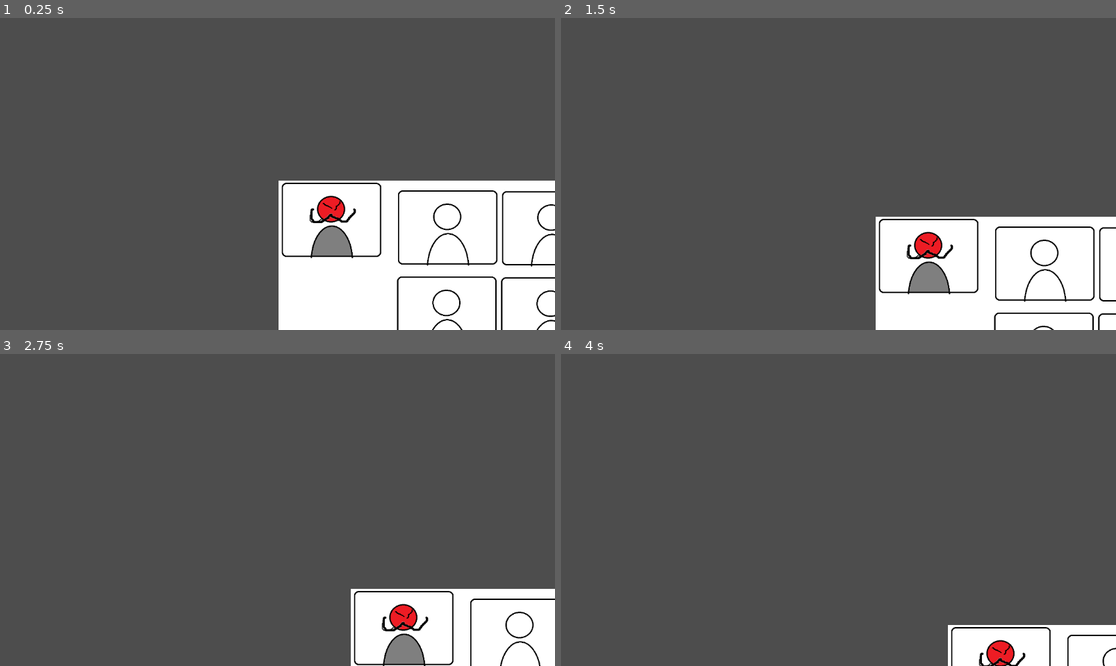
Above: before the commit, frames 1-4 (two rows, left to right).
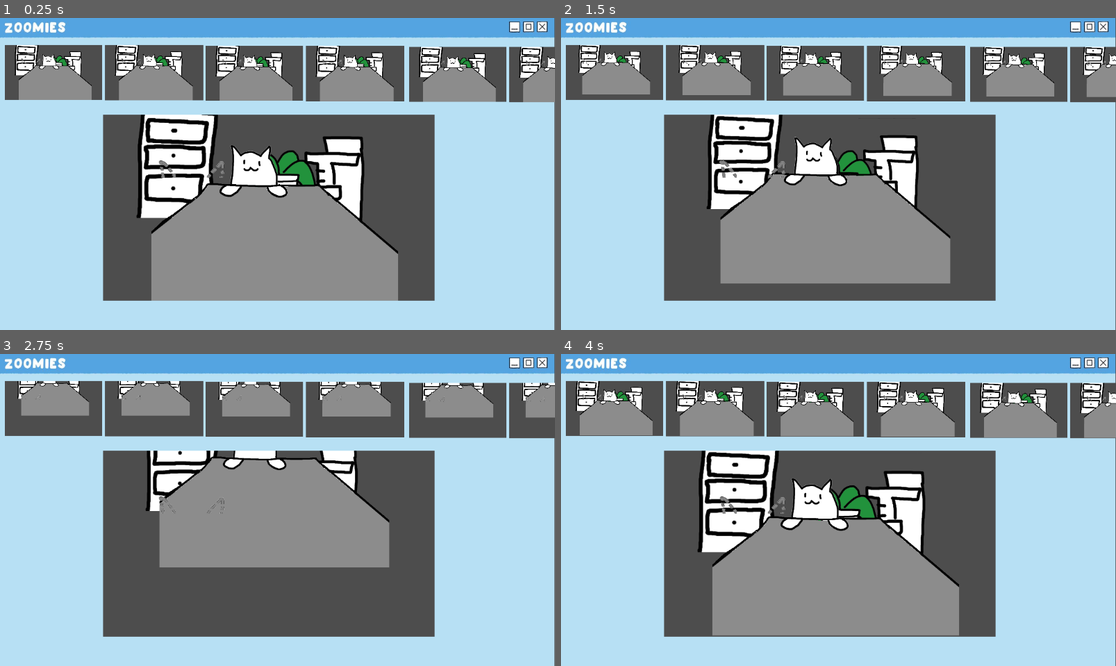
Above: after the commit, the same moments.

Repository: ohmlet-studio/Zoomies
Game: Godot game, scene res://scenes/webcam.tscn
Two runs of this game, one before a commit and one after it. Both use one fixed random seed, a clock stepped at 60 frames per second and the inputs below. Before the commit the project starts from res://scenes/main.tscn.
Inputs:
- Up to frame 1 (0.25 s): no input
- Up to frame 2 (1.5 s): hold Right (ui_right) 0.53-1.28 s; hold Shift (ui_shift, bound only after the commit) 0.53-1.28 s; hold Down (ui_down) from 1.28 s (still down); tap Shift (ui_shift, bound only after the commit) at 1.35 s
- Up to frame 3 (2.75 s): release Down (ui_down) at 2.03 s; hold Right (ui_right) from 2.03 s (still down); hold Shift (ui_shift, bound only after the commit) from 2.03 s (still down)
- Up to frame 4 (4 s): release Right (ui_right) at 2.78 s; release Shift (ui_shift, bound only after the commit) at 2.78 s; hold Up (ui_up) 2.78-3.53 s; tap Shift (ui_shift, bound only after the commit) at 2.85 s; hold Left (ui_left) from 3.53 s (still down); hold Shift (ui_shift, bound only after the commit) from 3.53 s (still down)

The runs differ from the first frame. In frame 1, 82% of the frame differs, in the area x 0-100%, y 0-100%; in frame 2, 77%; in frame 3, 71%; in frame 4, 80%.

Commit message:
sounds, ui and other stuff

Diff:
--- a/project.godot
+++ b/project.godot
@@ -11,9 +11,59 @@
 [application]
 
 config/name="Zoomies"
-run/main_scene="res://scenes/main.tscn"
+run/main_scene="res://scenes/webcam.tscn"
 config/features=PackedStringArray("4.3", "GL Compatibility")
 config/icon="res://icon.svg"
+
+[input]
+
+ui_left={
+"deadzone": 0.5,
+"events": [Object(InputEventKey,"resource_local_to_scene":false,"resource_name":"","device":0,"window_id":0,"alt_pressed":false,"shift_pressed":false,"ctrl_pressed":false,"meta_pressed":false,"pressed":false,"keycode":4194319,"physical_keycode":0,"key_label":0,"unicode":0,"location":0,"echo":false,"script":null)
+, Object(InputEventJoypadButton,"resource_local_to_scene":false,"resource_name":"","device":0,"button_index":13,"pressure":0.0,"pressed":false,"script":null)
+, Object(InputEventJoypadMotion,"resource_local_to_scene":false,"resource_name":"","device":0,"axis":0,"axis_value":-1.0,"script":null)
+, Object(InputEventKey,"resource_local_to_scene":false,"resource_name":"","device":-1,"window_id":0,"alt_pressed":false,"shift_pressed":false,"ctrl_pressed":false,"meta_pressed":false,"pressed":false,"keycode":0,"physical_keycode":65,"key_label":0,"unicode":113,"location":0,"echo":false,"script":null)
+]
+}
+ui_right={
+"deadzone": 0.5,
+"events": [Object(InputEventKey,"resource_local_to_scene":false,"resource_name":"","device":0,"window_id":0,"alt_pressed":false,"shift_pressed":false,"ctrl_pressed":false,"meta_pressed":false,"pressed":false,"keycode":4194321,"physical_keycode":0,"key_label":0,"unicode":0,"location":0,"echo":false,"script":null)
+, Object(InputEventJoypadButton,"resource_local_to_scene":false,"resource_name":"","device":0,"button_index":14,"pressure":0.0,"pressed":false,"script":null)
+, Object(InputEventJoypadMotion,"resource_local_to_scene":false,"resource_name":"","device":0,"axis":0,"axis_value":1.0,"script":null)
+, Object(InputEventKey,"resource_local_to_scene":false,"resource_name":"","device":-1,"window_id":0,"alt_pressed":false,"shift_pressed":false,"ctrl_pressed":false,"meta_pressed":false,"pressed":false,"keycode":0,"physical_keycode":68,"key_label":0,"unicode":100,"location":0,"echo":false,"script":null)
+]
+}
+ui_up={
+"deadzone": 0.5,
+"events": [Object(InputEventKey,"resource_local_to_scene":false,"resource_name":"","device":0,"window_id":0,"alt_pressed":false,"shift_pressed":false,"ctrl_pressed":false,"meta_pressed":false,"pressed":false,"keycode":4194320,"physical_keycode":0,"key_label":0,"unicode":0,"location":0,"echo":false,"script":null)
+, Object(InputEventJoypadButton,"resource_local_to_scene":false,"resource_name":"","device":0,"button_index":11,"pressure":0.0,"pressed":false,"script":null)
+, Object(InputEventJoypadMotion,"resource_local_to_scene":false,"resource_name":"","device":0,"axis":1,"axis_value":-1.0,"script":null)
+, Object(InputEventKey,"resource_local_to_scene":false,"resource_name":"","device":-1,"window_id":0,"alt_pressed":false,"shift_pressed":false,"ctrl_pressed":false,"meta_pressed":false,"pressed":false,"keycode":0,"physical_keycode":87,"key_label":0,"unicode":122,"location":0,"echo":false,"script":null)
+]
+}
+ui_down={
+"deadzone": 0.5,
+"events": [Object(InputEventKey,"resource_local_to_scene":false,"resource_name":"","device":0,"window_id":0,"alt_pressed":false,"shift_pressed":false,"ctrl_pressed":false,"meta_pressed":false,"pressed":false,"keycode":4194322,"physical_keycode":0,"key_label":0,"unicode":0,"location":0,"echo":false,"script":null)
+, Object(InputEventJoypadButton,"resource_local_to_scene":false,"resource_name":"","device":0,"button_index":12,"pressure":0.0,"pressed":false,"script":null)
+, Object(InputEventJoypadMotion,"resource_local_to_scene":false,"resource_name":"","device":0,"axis":1,"axis_value":1.0,"script":null)
+, Object(InputEventKey,"resource_local_to_scene":false,"resource_name":"","device":-1,"window_id":0,"alt_pressed":false,"shift_pressed":false,"ctrl_pressed":false,"meta_pressed":false,"pressed":false,"keycode":0,"physical_keycode":83,"key_label":0,"unicode":115,"location":0,"echo":false,"script":null)
+]
+}
+ui_shift={
+"deadzone": 0.5,
+"events": [Object(InputEventKey,"resource_local_to_scene":false,"resource_name":"","device":-1,"window_id":0,"alt_pressed":false,"shift_pressed":false,"ctrl_pressed":false,"meta_pressed":false,"pressed":false,"keycode":0,"physical_keycode":4194325,"key_label":0,"unicode":0,"location":0,"echo":false,"script":null)
+]
+}
+wheel_up={
+"deadzone": 0.5,
+"events": [Object(InputEventMouseButton,"resource_local_to_scene":false,"resource_name":"","device":-1,"window_id":0,"alt_pressed":false,"shift_pressed":false,"ctrl_pressed":false,"meta_pressed":false,"button_mask":8,"position":Vector2(95, 16),"global_position":Vector2(104, 62),"factor":1.0,"button_index":4,"canceled":false,"pressed":true,"double_click":false,"script":null)
+]
+}
+wheel_down={
+"deadzone": 0.5,
+"events": [Object(InputEventMouseButton,"resource_local_to_scene":false,"resource_name":"","device":-1,"window_id":0,"alt_pressed":false,"shift_pressed":false,"ctrl_pressed":false,"meta_pressed":false,"button_mask":16,"position":Vector2(201, 10),"global_position":Vector2(210, 56),"factor":1.0,"button_index":5,"canceled":false,"pressed":true,"double_click":false,"script":null)
+]
+}
 
 [rendering]
 
--- /dev/null
+++ b/scenes/cat_webcam.tscn
@@ -0,0 +1,63 @@
+[gd_scene load_steps=11 format=3 uid="uid://b77qblty1v771"]
+
+[ext_resource type="Script" path="res://scripts/webcamControls.gd" id="1_3yicl"]
+[ext_resource type="Texture2D" uid="uid://bj6o55ei14h8x" path="res://assets/textures/hint.png" id="2_10nxm"]
+[ext_resource type="AudioStream" uid="uid://cesbii4202ftl" path="res://assets/sounds/effects/zoom_in.wav" id="3_w0x2j"]
+[ext_resource type="AudioStream" uid="uid://d1tw501moi7g8" path="res://assets/sounds/effects/scroll.mp3" id="4_rjkl4"]
+[ext_resource type="AudioStream" uid="uid://crx6p27p8f06o" path="res://assets/sounds/effects/zoom_out.wav" id="5_wp3m7"]
+[ext_resource type="Texture2D" uid="uid://b8b1pt51bppb0" path="res://assets/textures/cattree.png" id="6_w2d06"]
+[ext_resource type="Texture2D" uid="uid://dt1pqcoiu1ih2" path="res://assets/textures/plant.png" id="7_barfw"]
+[ext_resource type="Texture2D" uid="uid://ceet1gi5uti6n" path="res://assets/textures/drawer.png" id="8_lgyud"]
+[ext_resource type="Texture2D" uid="uid://d0y8o6qsf7yfv" path="res://assets/textures/cat.png" id="9_4n3bq"]
+[ext_resource type="Texture2D" uid="uid://0b5ubyr07cej" path="res://assets/textures/table.png" id="10_jj1sk"]
+
+[node name="SubViewport" type="SubViewport"]
+size = Vector2i(1920, 1080)
+
+[node name="Node3D" type="Node3D" parent="."]
+
+[node name="Camera3D" type="Camera3D" parent="Node3D"]
+transform = Transform3D(1, 0, 0, 0, 1, 0, 0, 0, 1, 0, 0, 4.74062)
+current = true
+script = ExtResource("1_3yicl")
+
+[node name="TextureRect" type="TextureRect" parent="Node3D/Camera3D"]
+offset_right = 1920.0
+offset_bottom = 1080.0
+scale = Vector2(0.600312, 0.600312)
+texture = ExtResource("2_10nxm")
+metadata/_edit_group_ = true
+
+[node name="zoomInPlayer" type="AudioStreamPlayer" parent="Node3D/Camera3D"]
+stream = ExtResource("3_w0x2j")
+
+[node name="scrollPlayer" type="AudioStreamPlayer" parent="Node3D/Camera3D"]
+stream = ExtResource("4_rjkl4")
+volume_db = -3.748
+pitch_scale = 1.5
+
+[node name="zoomOutPlayer" type="AudioStreamPlayer" parent="Node3D/Camera3D"]
+stream = ExtResource("5_wp3m7")
+
+[node name="Sprite3D2" type="Sprite3D" parent="Node3D"]
+transform = Transform3D(1, 0, 0, 0, 1, 0, 0, 0, 1, 5.73139, 3.15146, -6.83427)
+texture = ExtResource("6_w2d06")
+
+[node name="Sprite3D3" type="Sprite3D" parent="Node3D"]
+transform = Transform3D(1, 0, 0, 0, 1, 0, 0, 0, 1, 2.24709, 3.07591, -12.455)
+texture = ExtResource("7_barfw")
+
+[node name="Sprite3D4" type="Sprite3D" parent="Node3D"]
+transform = Transform3D(1, 0, 0, 0, 1, 0, 0, 0, 1, -5.21557, 4.6701, -3.85718)
+texture = ExtResource("8_lgyud")
+
+[node name="cat" type="Sprite3D" parent="Node3D"]
+transform = Transform3D(1, 0, 0, 0, 1, 0, 0, 0, 1, -0.522467, 2.64444, -0.940465)
+pixel_size = 0.003
+texture = ExtResource("9_4n3bq")
+
+[node name="cat2" type="Sprite3D" parent="Node3D"]
+transform = Transform3D(1, 0, 0, 0, 1, 0, 0, 0, 1, 0.272999, -1.17867, -0.921876)
+pixel_size = 0.006
+alpha_cut = 1
+texture = ExtResource("10_jj1sk")
--- a/scenes/main.tscn
+++ b/scenes/main.tscn
@@ -1,14 +1,5 @@
-[gd_scene load_steps=3 format=3 uid="uid://b44yty5ujqy42"]
-
-[ext_resource type="Texture2D" uid="uid://cy5efrqmmmoi4" path="res://assets/placeholder.png" id="1"]
-[ext_resource type="Script" path="res://scripts/shift.gd" id="2_mi0f0"]
+[gd_scene format=3 uid="uid://b44yty5ujqy42"]
 
 [node name="Node2D" type="Node2D"]
 
-[node name="Sprite" type="Sprite2D" parent="."]
-position = Vector2(512, 294)
-scale = Vector2(0.546759, 0.546759)
-texture = ExtResource("1")
-script = ExtResource("2_mi0f0")
-
-[node name="Camera2D" type="Camera2D" parent="."]
+[node name="SubViewport" type="SubViewport" parent="."]
--- /dev/null
+++ b/scenes/webcam.gd
@@ -0,0 +1,12 @@
+extends Node2D
+
+@onready var sub_viewport = $SubViewport
+
+# Called when the node enters the scene tree for the first time.
+func _ready() -> void:
+	pass # Replace with function body.
+
+
+# Called every frame. 'delta' is the elapsed time since the previous frame.
+func _process(delta: float) -> void:
+	pass
--- a/scenes/webcam.tscn
+++ b/scenes/webcam.tscn
@@ -1,12 +1,113 @@
-[gd_scene load_steps=2 format=3 uid="uid://bym37ckhwglbu"]
+[gd_scene load_steps=14 format=3 uid="uid://bym37ckhwglbu"]
 
 [ext_resource type="Texture2D" uid="uid://d0y8o6qsf7yfv" path="res://assets/textures/cat.png" id="1_3jx6e"]
+[ext_resource type="Script" path="res://scripts/webcamControls.gd" id="1_b5u6k"]
+[ext_resource type="Script" path="res://scenes/webcam.gd" id="1_ei5se"]
+[ext_resource type="Texture2D" uid="uid://dt1pqcoiu1ih2" path="res://assets/textures/plant.png" id="2_ehe6u"]
+[ext_resource type="Texture2D" uid="uid://bj6o55ei14h8x" path="res://assets/textures/hint.png" id="2_jfdyk"]
+[ext_resource type="Texture2D" uid="uid://0l2ayk71gk40" path="res://assets/textures/zoomies_interface.jpg" id="2_umdc2"]
+[ext_resource type="Texture2D" uid="uid://ceet1gi5uti6n" path="res://assets/textures/drawer.png" id="3_ib6dc"]
+[ext_resource type="AudioStream" uid="uid://d1tw501moi7g8" path="res://assets/sounds/effects/scroll.mp3" id="4_u8qwx"]
+[ext_resource type="Texture2D" uid="uid://b8b1pt51bppb0" path="res://assets/textures/cattree.png" id="4_vb15x"]
+[ext_resource type="AudioStream" uid="uid://crx6p27p8f06o" path="res://assets/sounds/effects/zoom_out.wav" id="5_8ei3w"]
+[ext_resource type="Texture2D" uid="uid://0b5ubyr07cej" path="res://assets/textures/table.png" id="6_fkb2m"]
+[ext_resource type="AudioStream" uid="uid://cesbii4202ftl" path="res://assets/sounds/effects/zoom_in.wav" id="8_pjhgn"]
 
-[node name="Webcam" type="Node3D"]
+[sub_resource type="ViewportTexture" id="ViewportTexture_ikwe1"]
+viewport_path = NodePath("SubViewport")
 
-[node name="Camera3D" type="Camera3D" parent="."]
+[node name="Webcam" type="Node2D"]
+position = Vector2(121, 67)
+scale = Vector2(0.13665, 0.13665)
+script = ExtResource("1_ei5se")
+
+[node name="Sprite2D6" type="Sprite2D" parent="."]
+position = Vector2(3285.76, 1880.71)
+scale = Vector2(4.42863, 4.42863)
+texture = ExtResource("2_umdc2")
+
+[node name="SubViewport" type="SubViewport" parent="."]
+size = Vector2i(1920, 1080)
+
+[node name="Node3D" type="Node3D" parent="SubViewport"]
+
+[node name="Camera3D" type="Camera3D" parent="SubViewport/Node3D"]
 transform = Transform3D(1, 0, 0, 0, 1, 0, 0, 0, 1, 0, 0, 4.74062)
+current = true
+script = ExtResource("1_b5u6k")
 
-[node name="Sprite3D" type="Sprite3D" parent="."]
-transform = Transform3D(1, 0, 0, 0, 1, 0, 0, 0, 1, 0, 0, -0.475391)
+[node name="TextureRect" type="TextureRect" parent="SubViewport/Node3D/Camera3D"]
+offset_right = 1920.0
+offset_bottom = 1080.0
+scale = Vector2(0.600312, 0.600312)
+texture = ExtResource("2_jfdyk")
+metadata/_edit_group_ = true
+
+[node name="zoomInPlayer" type="AudioStreamPlayer" parent="SubViewport/Node3D/Camera3D"]
+stream = ExtResource("8_pjhgn")
+
+[node name="scrollPlayer" type="AudioStreamPlayer" parent="SubViewport/Node3D/Camera3D"]
+stream = ExtResource("4_u8qwx")
+volume_db = -3.748
+pitch_scale = 1.5
+
+[node name="zoomOutPlayer" type="AudioStreamPlayer" parent="SubViewport/Node3D/Camera3D"]
+stream = ExtResource("5_8ei3w")
+
+[node name="Sprite3D2" type="Sprite3D" parent="SubViewport/Node3D"]
+transform = Transform3D(1, 0, 0, 0, 1, 0, 0, 0, 1, 5.73139, 3.15146, -6.83427)
+texture = ExtResource("4_vb15x")
+
+[node name="Sprite3D3" type="Sprite3D" parent="SubViewport/Node3D"]
+transform = Transform3D(1, 0, 0, 0, 1, 0, 0, 0, 1, 2.24709, 3.07591, -12.455)
+texture = ExtResource("2_ehe6u")
+
+[node name="Sprite3D4" type="Sprite3D" parent="SubViewport/Node3D"]
+transform = Transform3D(1, 0, 0, 0, 1, 0, 0, 0, 1, -5.21557, 4.6701, -3.85718)
+texture = ExtResource("3_ib6dc")
+
+[node name="cat" type="Sprite3D" parent="SubViewport/Node3D"]
+transform = Transform3D(1, 0, 0, 0, 1, 0, 0, 0, 1, -0.522467, 2.64444, -0.940465)
+pixel_size = 0.003
 texture = ExtResource("1_3jx6e")
+
+[node name="cat2" type="Sprite3D" parent="SubViewport/Node3D"]
+transform = Transform3D(1, 0, 0, 0, 1, 0, 0, 0, 1, 0.272999, -1.17867, -0.921876)
+pixel_size = 0.006
+alpha_cut = 1
+texture = ExtResource("6_fkb2m")
+
+[node name="Sprite2D3" type="Sprite2D" parent="."]
+position = Vector2(1455.04, 340.065)
+scale = Vector2(0.77882, 0.77882)
+texture = SubResource("ViewportTexture_ikwe1")
+
+[node name="Sprite2D2" type="Sprite2D" parent="."]
+position = Vector2(-73.1797, 336.626)
+scale = Vector2(0.771135, 0.771135)
+texture = SubResource("ViewportTexture_ikwe1")
+
+[node name="Sprite2D4" type="Sprite2D" parent="."]
+position = Vector2(4507.8, 354.701)
+scale = Vector2(0.77882, 0.77882)
+texture = SubResource("ViewportTexture_ikwe1")
+
+[node name="Sprite2D7" type="Sprite2D" parent="."]
+position = Vector2(2979.58, 351.262)
+scale = Vector2(0.771135, 0.771135)
+texture = SubResource("ViewportTexture_ikwe1")
+
+[node name="Sprite2D8" type="Sprite2D" parent="."]
+position = Vector2(7595.98, 369.337)
+scale = Vector2(0.77882, 0.77882)
+texture = SubResource("ViewportTexture_ikwe1")
+
+[node name="Sprite2D9" type="Sprite2D" parent="."]
+position = Vector2(6067.76, 365.898)
+scale = Vector2(0.771135, 0.771135)
+texture = SubResource("ViewportTexture_ikwe1")
+
+[node name="Sprite2D5" type="Sprite2D" parent="."]
+position = Vector2(3197.95, 2392.97)
+scale = Vector2(2.61868, 2.61868)
+texture = SubResource("ViewportTexture_ikwe1")
--- /dev/null
+++ b/scripts/webcamControls.gd
@@ -0,0 +1,53 @@
+extends Camera3D
+
+var _pan_speed: float = 0.1
+var _zoom_speed: float = 1
+
+var _pan_mode: bool = true
+
+# Called when the node enters the scene tree for the first time.
+func _ready() -> void:
+	pass # Replace with function body.
+
+
+func _process(delta: float) -> void:
+	if Input.is_action_pressed("ui_shift"):
+		if Input.is_action_pressed("ui_up"):
+			zoom(-_zoom_speed)
+		elif Input.is_action_pressed("ui_down"):
+			zoom(_zoom_speed)
+	else:
+		if Input.is_action_pressed("ui_up"):
+			pan_y(_pan_speed)
+		elif Input.is_action_pressed("ui_down"):
+			pan_y(-_pan_speed)
+
+		if Input.is_action_pressed("ui_left"):
+			pan_x(-_pan_speed)
+		elif Input.is_action_pressed("ui_right"):
+			pan_x(_pan_speed)
+
+#TODO + sound ?
+
+func zoom(speed) -> void:
+	fov += speed
+
+	if speed < 0:
+		if not get_node("zoomInPlayer").is_playing():
+			get_node("zoomInPlayer").playing = true
+	else:
+		if not get_node("zoomOutPlayer").is_playing():
+			get_node("zoomOutPlayer").playing = true
+
+
+func pan_x(speed) -> void:
+	position.x += speed * fov * 0.01
+
+	if not get_node("scrollPlayer").is_playing():
+		get_node("scrollPlayer").playing = true
+
+func pan_y(speed) -> void:
+	position.y += speed * fov * 0.01
+
+	if not get_node("scrollPlayer").is_playing():
+		get_node("scrollPlayer").playing = true
Not shown, added: assets/sounds/effects/scroll.mp3.import
Not shown, added: assets/sounds/effects/scroll.wav.import
Not shown, added: assets/sounds/effects/zoom_in.wav.import
Not shown, added: assets/sounds/effects/zoom_out.wav.import
Binary file added: assets/textures/bouche.png
Not shown, added: assets/textures/bouche.png.import
Binary file added: assets/textures/bouche_open.png
Not shown, added: assets/textures/bouche_open.png.import
Binary file added: assets/textures/cattree.png
Not shown, added: assets/textures/cattree.png.import
Binary file added: assets/textures/drawer.png
Not shown, added: assets/textures/drawer.png.import
(and 19 more such lines)
